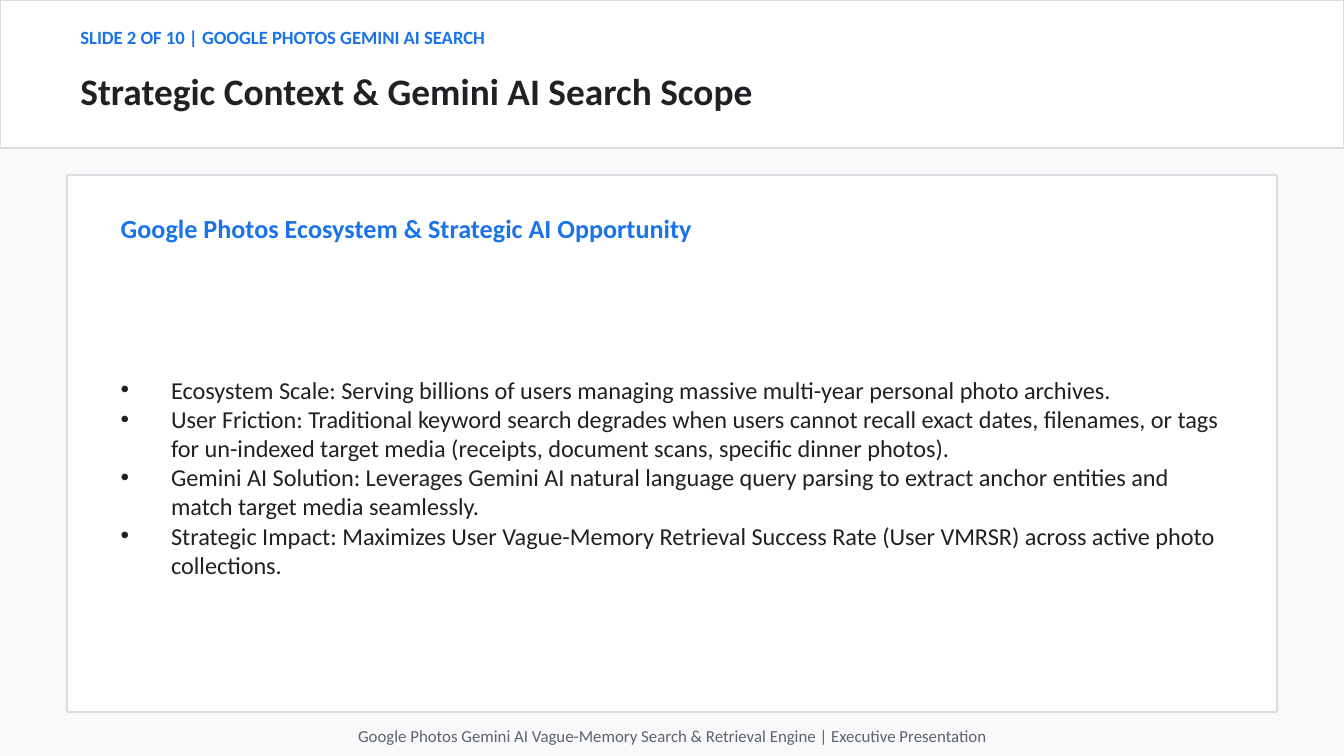
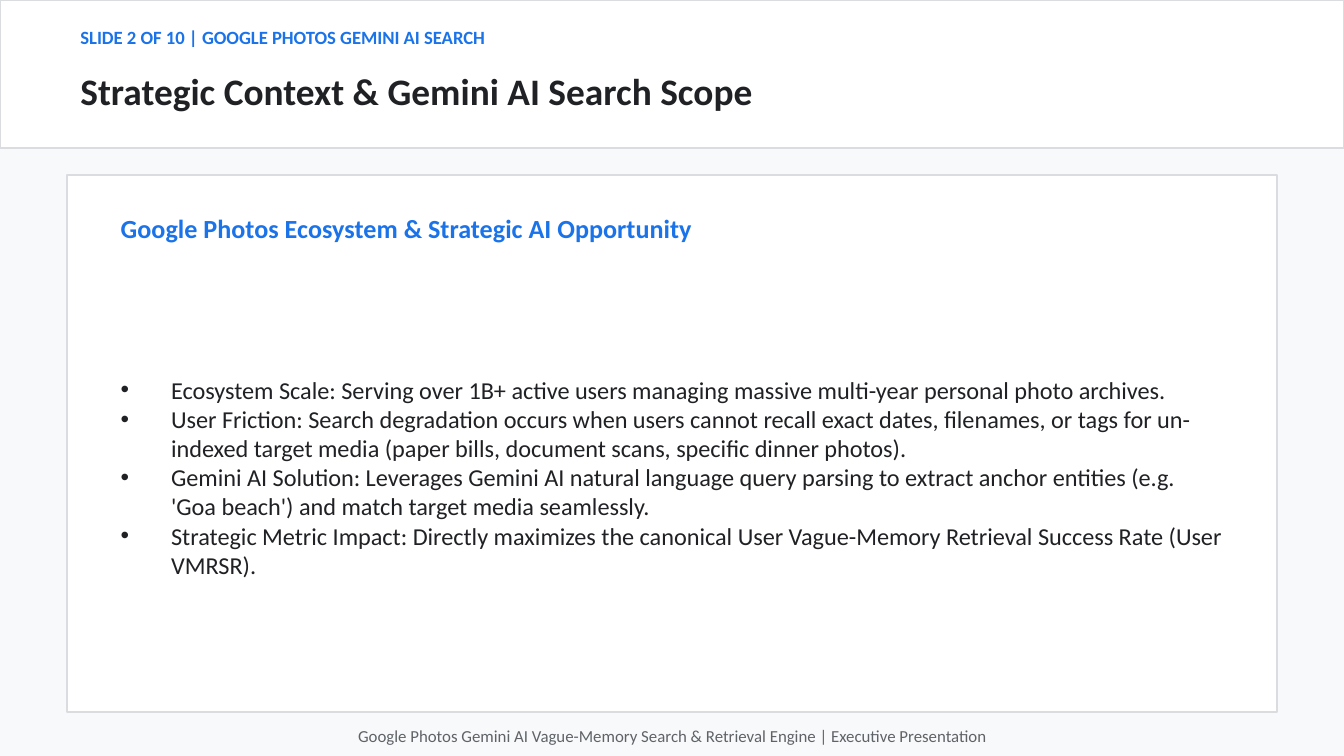
Before and after one commit to hatakekakashi05/google-photos-vague-memory-, a slide deck: slide 2 of output/google_photos_vague_memory_presentation.pptx. Drawn at 1344x756 pixels with LibreOffice and Linux fonts; fonts in the diff are those of the drawing. Boxes give left, top, right and bottom in pixels: in the first picture for what was removed or moved away, otherwise in the second. Text is boxed around its words. In the diff, an @@ line names an element or a change of style, - is before the commit and + after.

```diff
--- a/output/google_photos_vague_memory_presentation.pptx
+++ b/output/google_photos_vague_memory_presentation.pptx
@@ text at (171, 382, 1222, 577): text changed @@
-• Ecosystem Scale: Serving billions of users managing massive multi-year personal photo archives.
-• User Friction: Traditional keyword search degrades when users cannot recall exact dates, filenames, or tags for un-indexed target media (receipts, document scans, specific dinner photos).
-• Gemini AI Solution: Leverages Gemini AI natural language query parsing to extract anchor entities and match target media seamlessly.
-• Strategic Impact: Maximizes User Vague-Memory Retrieval Success Rate (User VMRSR) across active photo collections.
+• Ecosystem Scale: Serving over 1B+ active users managing massive multi-year personal photo archives.
+• User Friction: Search degradation occurs when users cannot recall exact dates, filenames, or tags for un-indexed target media (paper bills, document scans, specific dinner photos).
+• Gemini AI Solution: Leverages Gemini AI natural language query parsing to extract anchor entities (e.g. 'Goa beach') and match target media seamlessly.
+• Strategic Metric Impact: Directly maximizes the canonical User Vague-Memory Retrieval Success Rate (User VMRSR).
```
Also in this commit, not shown: 6 other slides changed, 4 other files.
